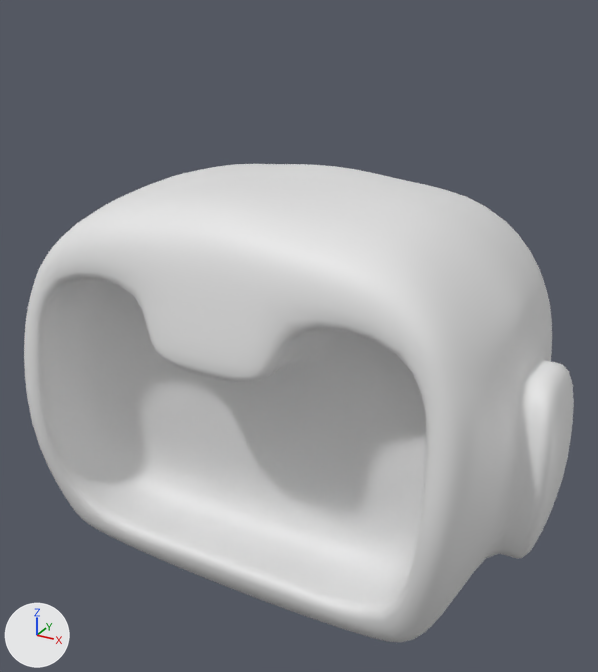
A saved change to the Blender file robot.blend.
The view is the same before and after, from a 50 mm camera at (0.916, -1.623, 2.669) aimed at (0.024, -0.001, 1.858). Arrows for +X, +Y and +Z are at lower left; the lights stay in place.
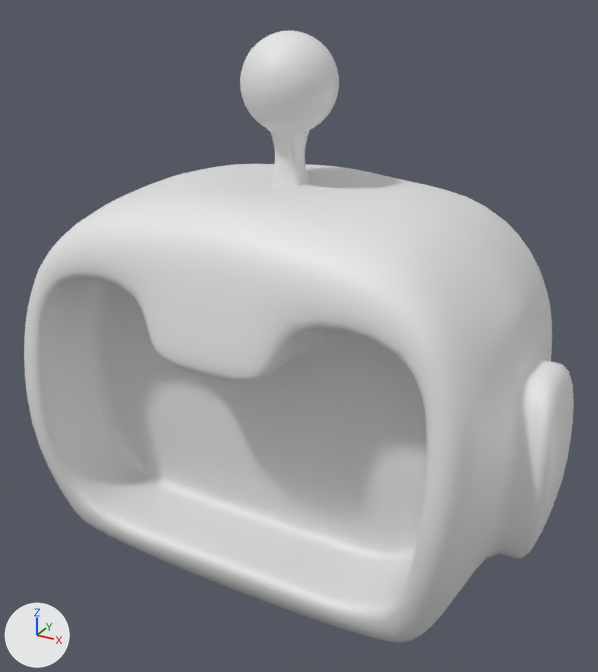
Boxes (x1, y1, x2, y2) around the edits, measured in the pictures (598 x 672 px):
'antenna', added: after (240, 31, 339, 186)
part 1 of me_cube, built on: before (57, 279, 427, 596); after (56, 279, 424, 596)

The change, as a diff of the scene's bpy script:
```diff
--- a/robot.blend.py
+++ b/robot.blend.py
@@ me_cube @@
 # used by ob_cube; location = (0.0, 0.0, 0.0)
-me_cube.from_pydata(...)  # 110 vertices, 98 faces; spans x 0.0..0.688, y -0.392..0.4, z 1.236..2.244
+me_cube.from_pydata(...)  # 119 vertices, 106 faces; spans x 0.0..0.688, y -0.392..0.4, z 1.236..2.244
+# me_cube part 1
+# 8 faces are deleted
+# 9 vertices are added at x 0.0..0.48, y -0.188..-0.133, z 1.396..2.056
+# 16 new faces join them
 me_cube.materials.append(mat_material)
@@ me_roundcube @@
+me_roundcube.from_pydata(...)  # 130 vertices, 128 faces; spans x -0.112..0.112, y -0.112..0.112, z 2.202..2.56
+me_roundcube.polygons.foreach_set('use_smooth', [True] * 128)
@@ ob_antenna @@
+ob_antenna = bpy.data.objects.new('antenna', me_roundcube)
+ob_antenna.location = (0.0, 0.0, 0.0)
+_m = ob_antenna.modifiers.new('Subdivision', 'SUBSURF')
+_m.levels = 3
```
